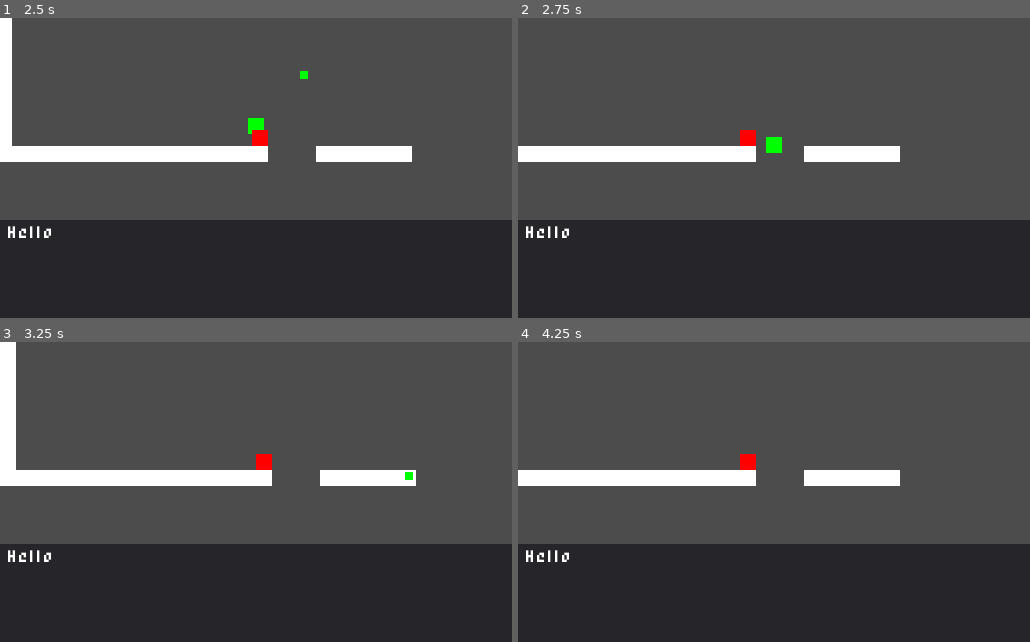
Above: before the commit, frames 1-4 (two rows, left to right).
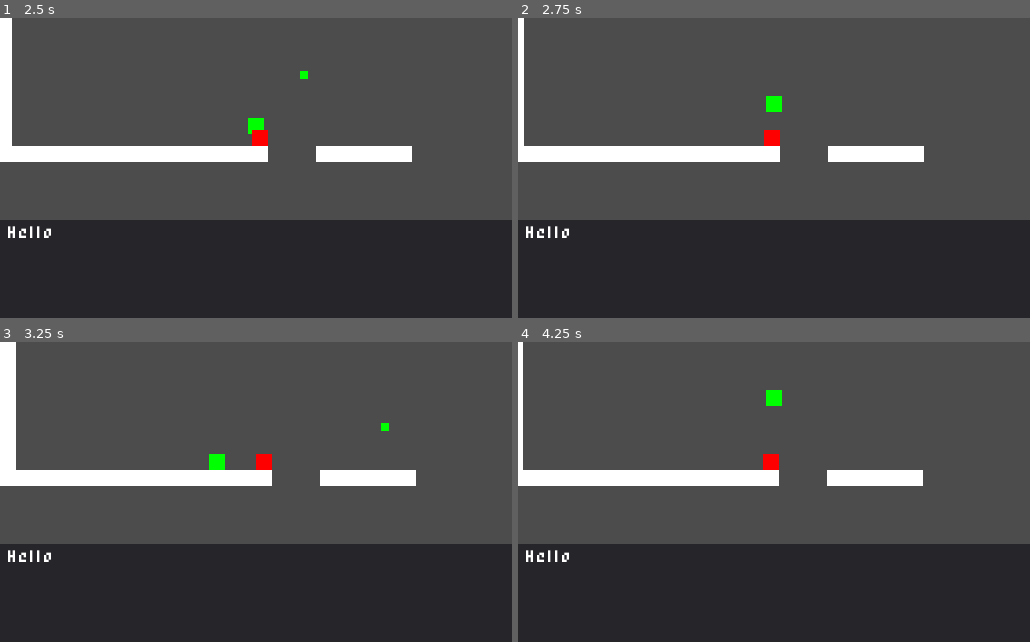
Above: after the commit, the same moments.

Repository: rodriguezric/Adventure-Plat-1
Game: Godot game, scene res://scenes/Main.tscn
Same seed, same stepped clock (60 frames per second), same inputs: the game is played once before the commit and once after it.
Inputs:
- Up to frame 1 (2.5 s): click "START" at 0.5 s; tap Enter (ui_accept) at 1.25 s; hold Shift (attack) 1.28-2.03 s; hold D (move_right) from 1.28 s (still down); tap W (jump) at 1.52, 2.27 s; tap Shift (attack) at 2.1 s
- Up to frame 2 (2.75 s): keep holding D (move_right)
- Up to frame 3 (3.25 s): release D (move_right) at 2.78 s; hold A (move_left) from 2.78 s (still down); hold Shift (attack) from 2.78 s (still down)
- Up to frame 4 (4.25 s): release A (move_left) at 3.53 s; release Shift (attack) at 3.53 s; hold D (move_right) from 3.53 s (still down); tap Shift (attack) at 3.6 s; tap W (jump) at 3.77 s

Frame 1 is identical in both runs. In frame 2, 1.8% of the frame differs, in the area x 0-80%, y 0-48%; in frame 3, 0.2%; in frame 4, 1.6%.

Commit message:
✨ - Added Stun state. Added knockback with state.

Diff:
--- a/project.godot
+++ b/project.godot
@@ -40,7 +40,6 @@
 
 window/size/width=512
 window/size/height=300
-window/size/fullscreen=true
 window/stretch/mode="2d"
 window/stretch/aspect="keep"
 
--- a/scenes/Player.tscn
+++ b/scenes/Player.tscn
@@ -1,10 +1,11 @@
-[gd_scene load_steps=7 format=2]
+[gd_scene load_steps=8 format=2]
 
 [ext_resource path="res://scripts/Player.gd" type="Script" id=1]
 [ext_resource path="res://scripts/states/Idle.gd" type="Script" id=2]
 [ext_resource path="res://scripts/states/Walk.gd" type="Script" id=3]
 [ext_resource path="res://scripts/states/Jump.gd" type="Script" id=4]
 [ext_resource path="res://scripts/states/Fall.gd" type="Script" id=5]
+[ext_resource path="res://scripts/states/Stun.gd" type="Script" id=6]
 
 [sub_resource type="RectangleShape2D" id=1]
 extents = Vector2( 8, 8 )
@@ -38,7 +39,16 @@
 
 [node name="Fall" type="Node2D" parent="States"]
 script = ExtResource( 5 )
+
+[node name="Stun" type="Node" parent="States"]
+script = ExtResource( 6 )
+
+[node name="Timer" type="Timer" parent="States/Stun"]
+wait_time = 0.1
+one_shot = true
 [connection signal="change_state" from="States/Idle" to="." method="enter_state"]
 [connection signal="change_state" from="States/Walk" to="." method="enter_state"]
 [connection signal="change_state" from="States/Jump" to="." method="enter_state"]
 [connection signal="change_state" from="States/Fall" to="." method="enter_state"]
+[connection signal="change_state" from="States/Stun" to="." method="_on_Stun_change_state"]
+[connection signal="timeout" from="States/Stun/Timer" to="States/Stun" method="_on_Timer_timeout"]
--- a/scripts/Player.gd
+++ b/scripts/Player.gd
@@ -21,7 +21,8 @@
 	'idle': $States/Idle,
 	'fall': $States/Fall,
 	'jump': $States/Jump,
-	'walk': $States/Walk
+	'walk': $States/Walk,
+	'stun': $States/Stun
 }
 
 func _ready() -> void:
@@ -34,8 +35,16 @@
 
 
 func enter_state(state: String) -> void:
-#	state_stack.push_back(state)
+	print(state)
+	if state == 'stun':
+		state_stack.push_back(state_current)
+
 	state_current = state_map[state]
+	state_current.enter(self)
+
+
+func roll_back_state() -> void:
+	state_current = state_stack.pop_back()
 	state_current.enter(self)
 
 
@@ -74,11 +83,16 @@
 	return health > 0
 
 
+func stun() -> void:
+	enter_state('stun')
+
+
 func damage(amount: int) -> void:
 	health = max(0, health - amount)
 	if health == 0:
 		emit_signal("died")
 		pass
+
 
 func kill() -> void:
 	queue_free()
@@ -88,7 +102,12 @@
 	if event.is_action_pressed("attack"):
 		shoot()
 
+
 func shoot() -> void:
 	var bullet = bullet_resource.instance()
 	bullet.transform = transform
 	get_parent().add_child(bullet)
+
+
+func _on_Stun_change_state() -> void:
+	roll_back_state()
--- a/scripts/World.gd
+++ b/scripts/World.gd
@@ -10,6 +10,7 @@
 
 func _on_Area2D_body_entered(body: Node) -> void:
 	if body is Player:
+		body.stun()
 		body.damage(1)
 		print(body.health)
 
--- /dev/null
+++ b/scripts/states/Stun.gd
@@ -0,0 +1,14 @@
+extends State
+
+
+onready var timer = $Timer
+
+
+func enter(host: Player) -> void:
+	host.move.x *= -1
+	host.move.y *= -0.5
+	timer.start()
+
+
+func _on_Timer_timeout() -> void:
+	emit_signal("change_state")
--- a/scripts/states/Walk.gd
+++ b/scripts/states/Walk.gd
@@ -10,8 +10,7 @@
 		emit_signal("change_state", "jump")
 
 	if not host.is_on_floor():
-		print("FALL!")
 		emit_signal("change_state", "fall")
 
-	if host.move.x == 0:
+	if abs(host.move.x) <= 1:
 		emit_signal("change_state", "idle")
